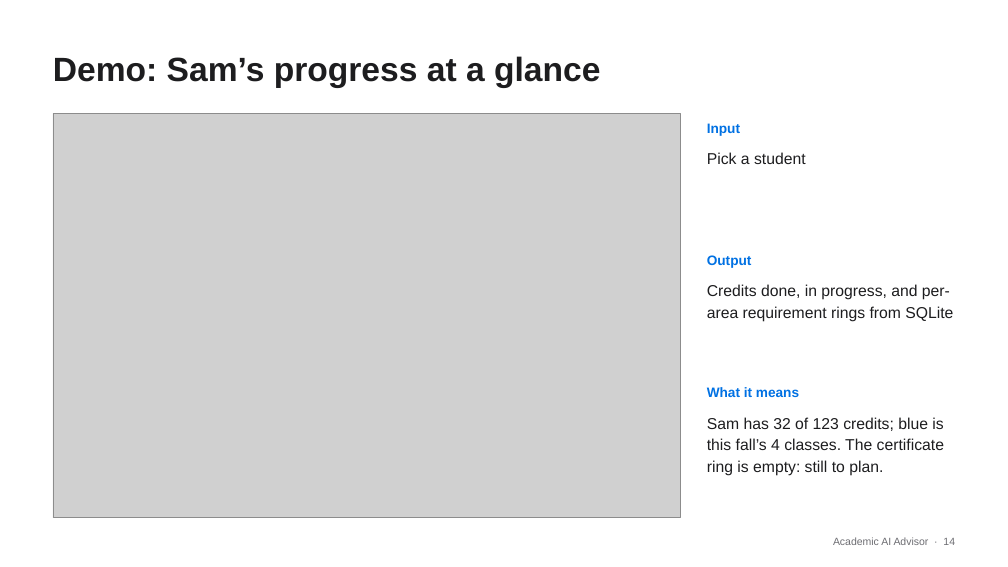
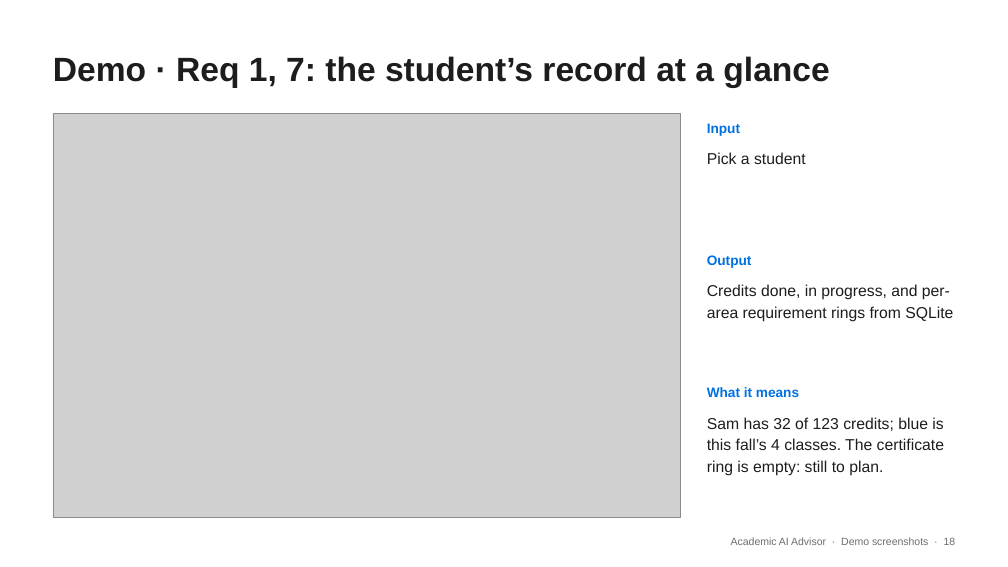
Before and after one commit to JordanTaylorGit/CSE-4392-AI-Academic-Advisor, a slide deck: slide 18 of deliverables/AI_Advisor_Presentation.pptx (slide 14 before the commit). Drawn at 1008x567 pixels with LibreOffice and Linux fonts; fonts in the diff are those of the drawing; grey boxes stand for pictures. Boxes give left, top, right and bottom in pixels: in the first picture for what was removed or moved away, otherwise in the second. Text is boxed around its words. In the diff, an @@ line names an element or a change of style, - is before the commit and + after.

```diff
--- a/deliverables/AI_Advisor_Presentation.pptx
+++ b/deliverables/AI_Advisor_Presentation.pptx
@@ text at box(53, 56, 829, 88): text changed @@
-Demo: Sam’s progress at a glance
+Demo · Req 1, 7: the student’s record at a glance
@@ text at box(731, 537, 956, 545): text changed @@
-Academic AI Advisor · 14
+Academic AI Advisor · Demo screenshots · 18
```
Also in this commit, not shown: 19 other slides changed, 9 slides added, 2 slides removed, 1 other file.
